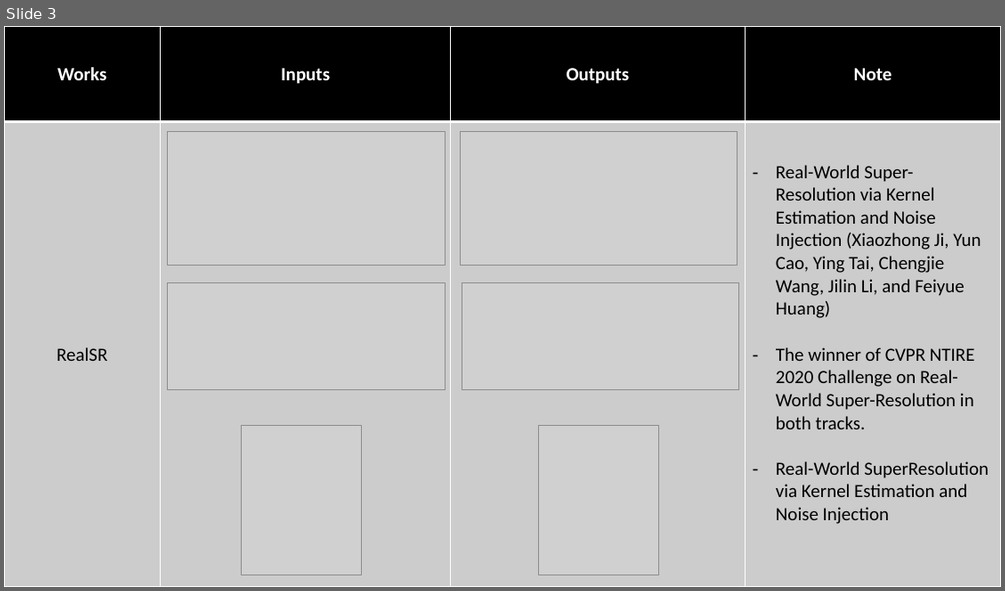
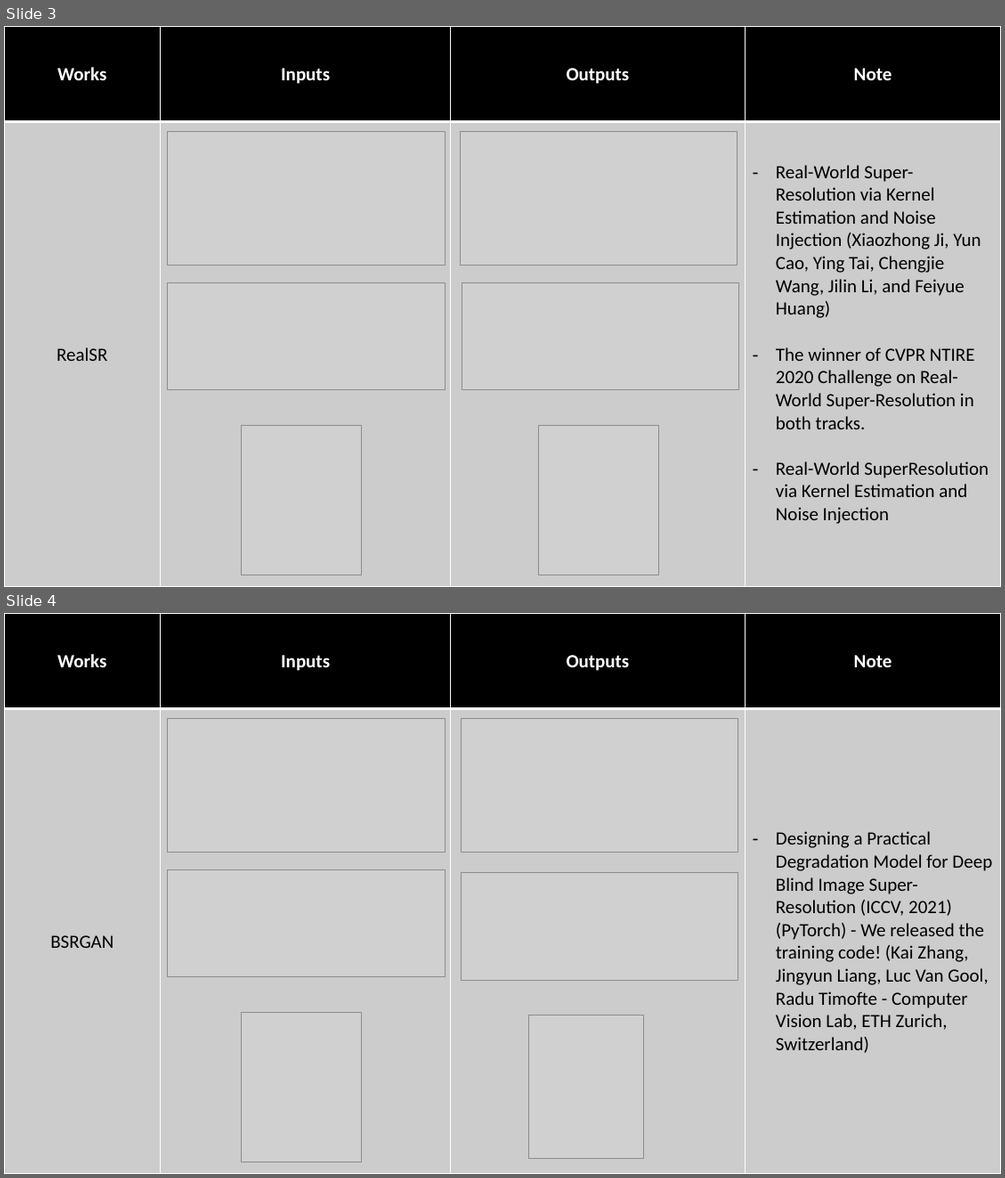
Before and after one commit to chwenjun225/ViCa, a slide deck: Reports/Seminars/SR_Survey_Compare_Methods.pptx. Shown one above the other, each under a label of ours: slide 3 before the commit, slides 3 and 4 after it. The pictures are 1005x591 and 1005x1178 pixels, drawn with LibreOffice and Linux fonts; fonts in the diff are those of the drawing; grey boxes stand for pictures. Boxes give left, top, right and bottom in pixels: in the first picture for what was removed or moved away, otherwise in the second. Text is boxed around its words. In the diff, an @@ line names an element or a change of style, - is before the commit and + after.

```diff
--- a/Reports/Seminars/SR_Survey_Compare_Methods.pptx
+++ b/Reports/Seminars/SR_Survey_Compare_Methods.pptx
@@ slide 4 added at [4,613,1001,1174], background #FFFFFF @@
@@ table added at [4,613,1001,1174], 2 rows, 4 columns @@
+Works | Inputs | Outputs | Note
+BSRGAN |  |  | Designing a Practical Degradation Model for Deep Blind Image Super-Resolution (ICCV, 2021) (PyTorch) - We released the training code! (Kai Zhang, Jingyun Liang, Luc Van Gool, Radu Timofte - Computer Vision Lab, ETH Zurich, Switzerland)
@@ picture added at [168,718,445,852] @@
@@ picture added at [461,718,737,852] @@
@@ picture added at [168,869,445,977] @@
@@ picture added at [461,873,737,981] @@
@@ picture added at [241,1013,362,1162] @@
@@ picture added at [528,1015,643,1159] @@
```
Also in this commit, not shown: 1 slide changed, 4 other files.
